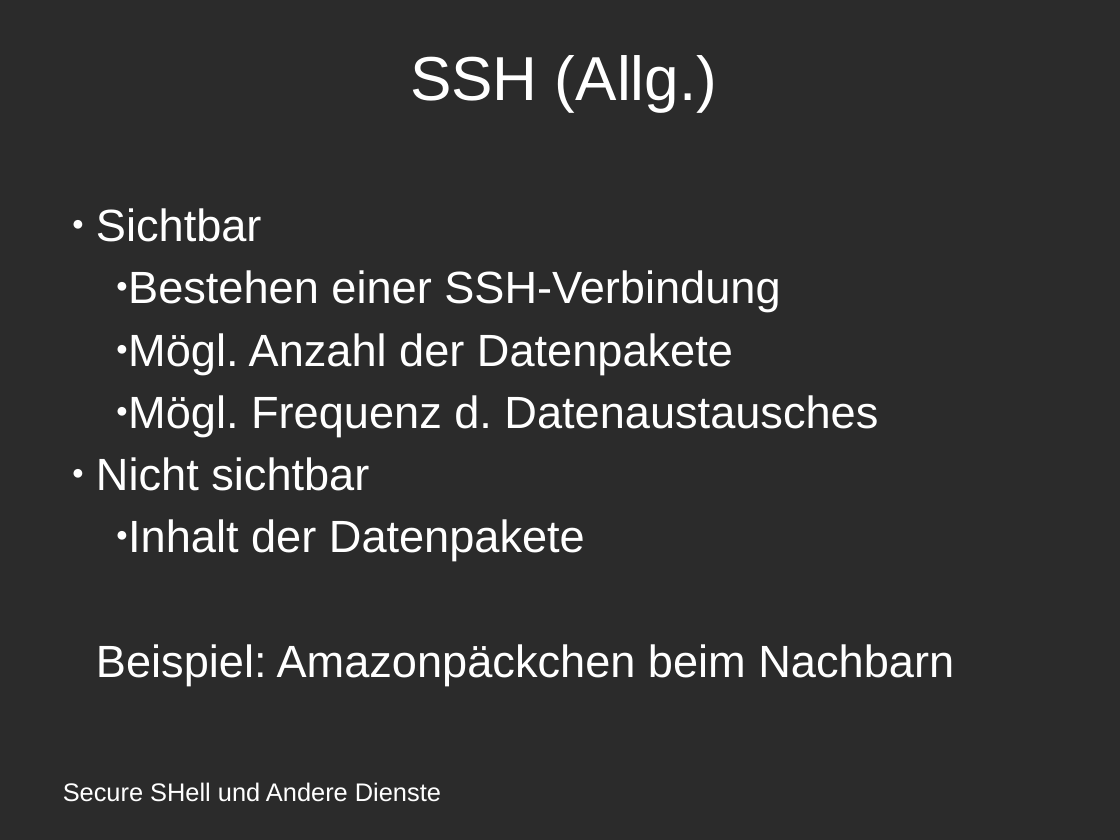
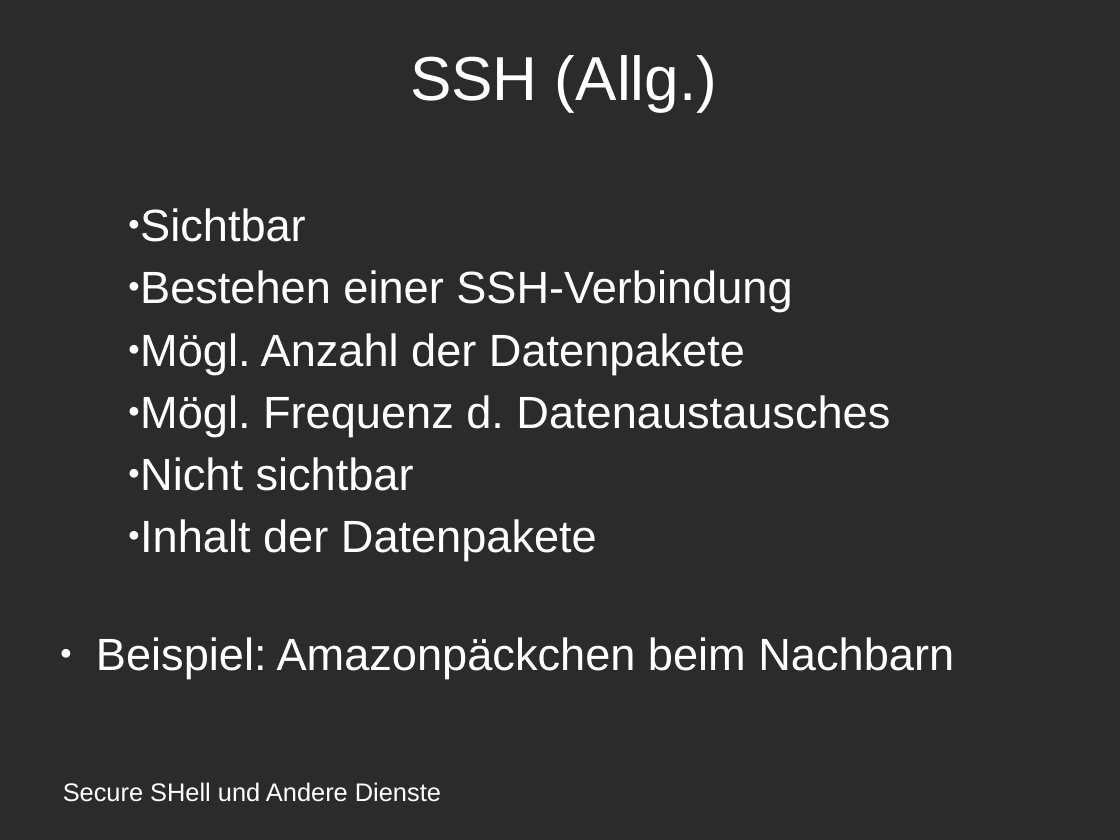
Before and after one commit to amlispolska/SSH-Projekt, a slide deck: slide 15 of ssh-presentation.odp. Drawn at 1120x840 pixels with LibreOffice and Linux fonts; fonts in the diff are those of the drawing; background and template pictures are left out; a plain dark background stands for a picture behind light text. Boxes give left, top, right and bottom in pixels: in the first picture for what was removed or moved away, otherwise in the second. Text is boxed around its words. In the diff, an @@ line names an element or a change of style, - is before the commit and + after.

```diff
--- a/ssh-presentation.odp
+++ b/ssh-presentation.odp
@@ text "Sichtbar" at (96,208,954,679): list level 1 to 2 in "Sichtbar"; indent changed; list level 1 to 2 in "Nicht sichtbar"; bullet none to ● @@
```
Also in this commit, not shown: 10 other slides changed, 1 other file.
